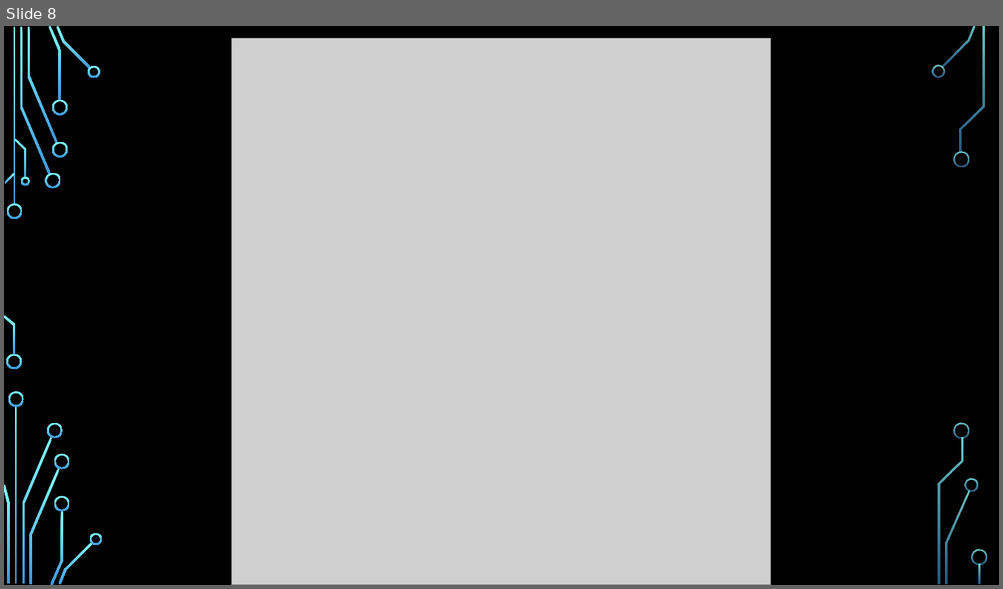
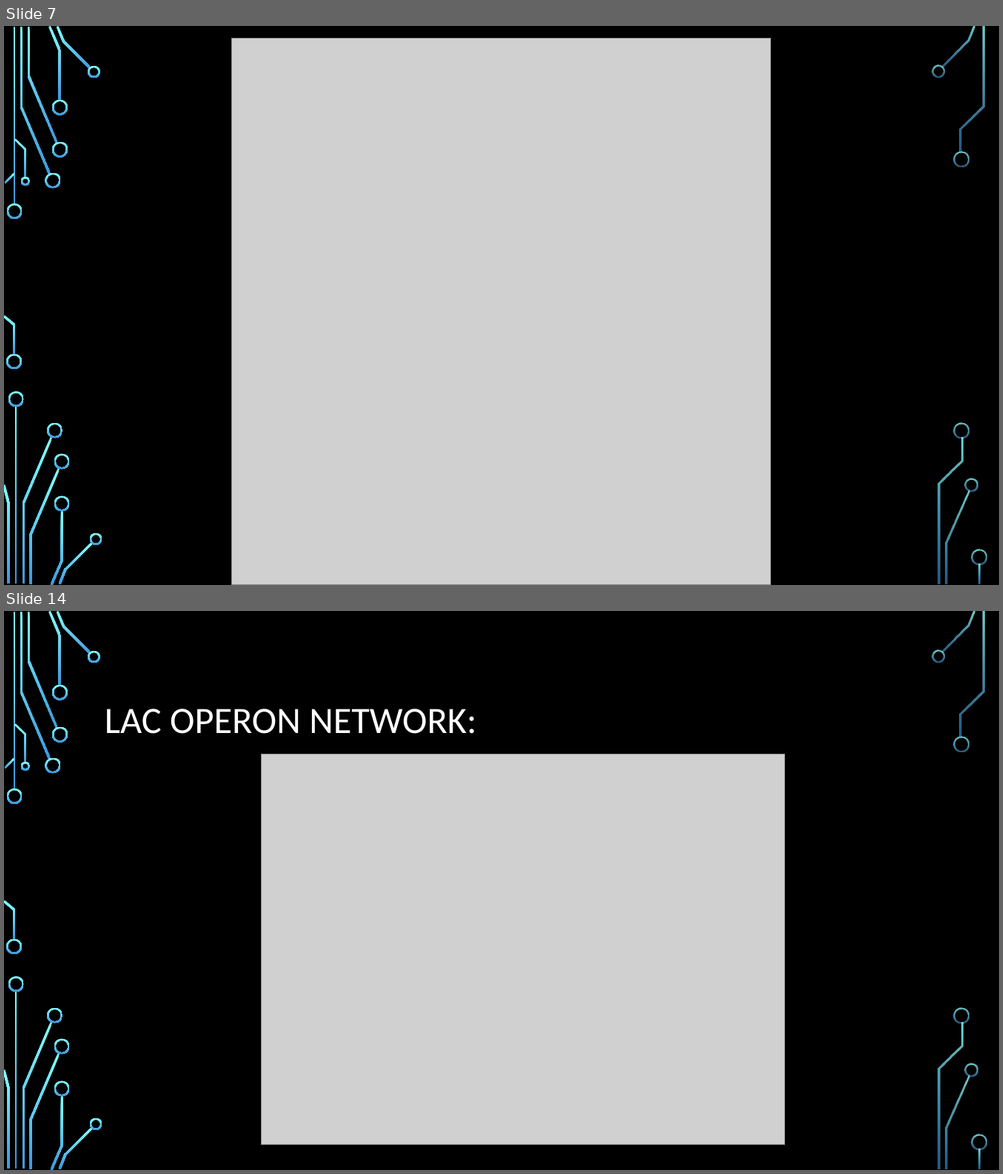
Before and after one commit to saleisha57/Bioinformatics_Final, a slide deck: Aleisha PowerPoint Edit.pptx. Shown one above the other, each under a label of ours: slide 8 before the commit, slides 7 and 14 after it; the slides between them are not shown. The pictures are 1003x589 and 1003x1174 pixels, drawn with LibreOffice and Linux fonts; fonts in the diff are those of the drawing; grey boxes stand for pictures; background and template pictures are left out. Boxes give left, top, right and bottom in pixels: in the first picture for what was removed or moved away, otherwise in the second. Text is boxed around its words. In the diff, an @@ line names an element or a change of style, - is before the commit and + after.

```diff
--- a/Aleisha PowerPoint Edit.pptx
+++ b/Aleisha PowerPoint Edit.pptx
@@ slide 14 added at bbox=[4, 611, 999, 1170], background picture (left out); not listed: 36 template elements that a slide beside it also shows @@
@@ title added at bbox=[105, 709, 476, 734], 36 pt, text #FFFFFF @@
+LAC OPERON NETWORK:
@@ picture added at bbox=[262, 755, 785, 1145] @@
@@ what was slide 8 is now slide 7 @@
```
Also in this commit, not shown: 9 slides changed, 12 other slides added, 4 slides removed, 1 other file.
